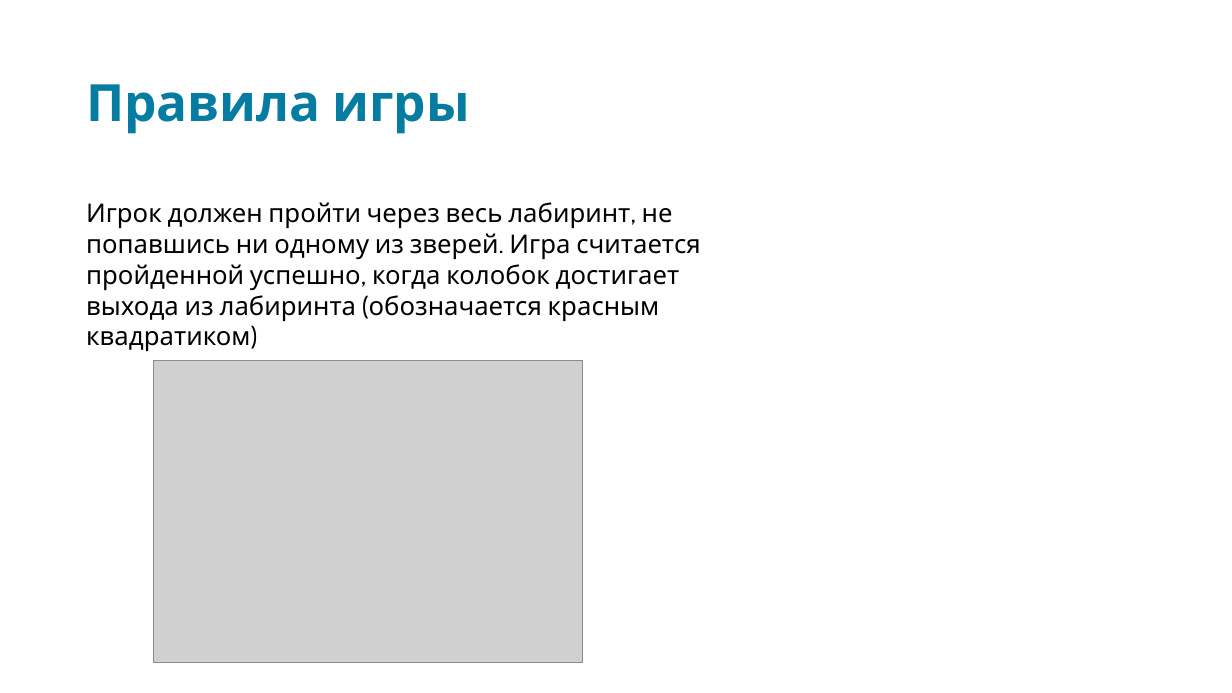
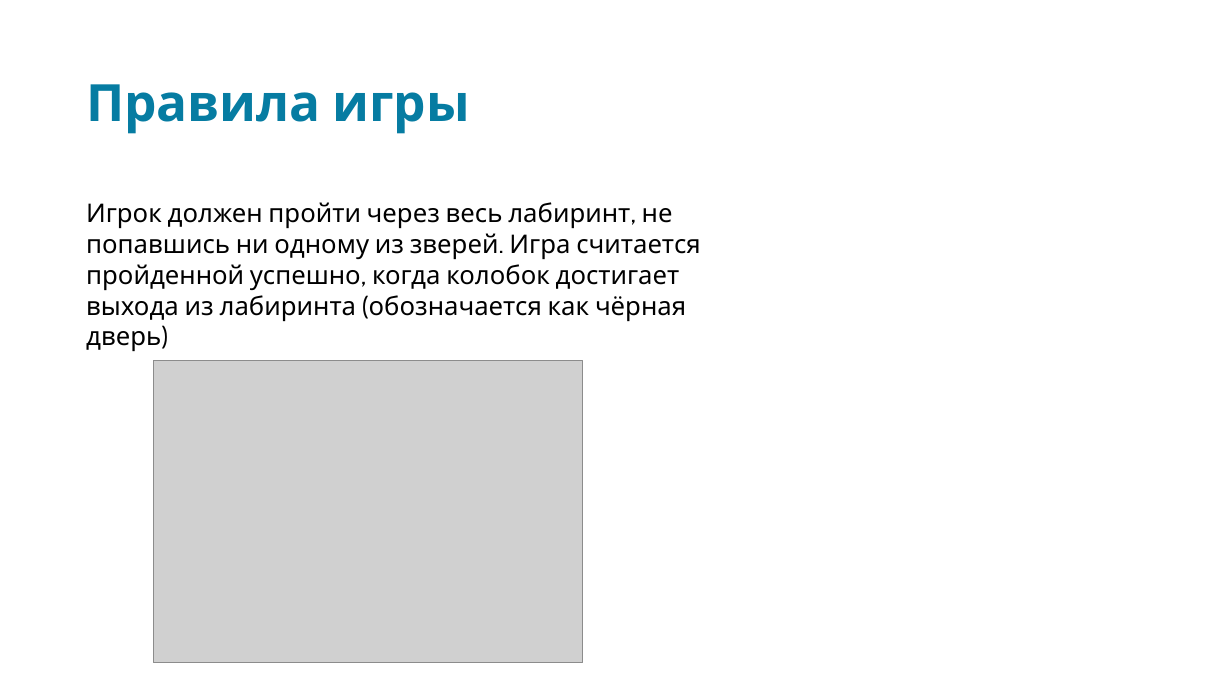
Before and after one commit to LenaKadilova/Pygame_project, a slide deck: slide 7 of презентация pygame.pptx. Drawn at 1232x693 pixels with LibreOffice and Linux fonts; fonts in the diff are those of the drawing; grey boxes stand for pictures; background and template pictures are left out. Boxes give left, top, right and bottom in pixels: in the first picture for what was removed or moved away, otherwise in the second. Text is boxed around its words. In the diff, an @@ line names an element or a change of style, - is before the commit and + after.

```diff
--- a/презентация pygame.pptx
+++ b/презентация pygame.pptx
@@ text at (x1=86, y1=202, x2=700, y2=351): text changed @@
-Игрок должен пройти через весь лабиринт, не попавшись ни одному из зверей. Игра считается пройденной успешно, когда колобок достигает выхода из лабиринта (обозначается красным квадратиком)
+Игрок должен пройти через весь лабиринт, не попавшись ни одному из зверей. Игра считается пройденной успешно, когда колобок достигает выхода из лабиринта (обозначается как чёрная дверь)
```
